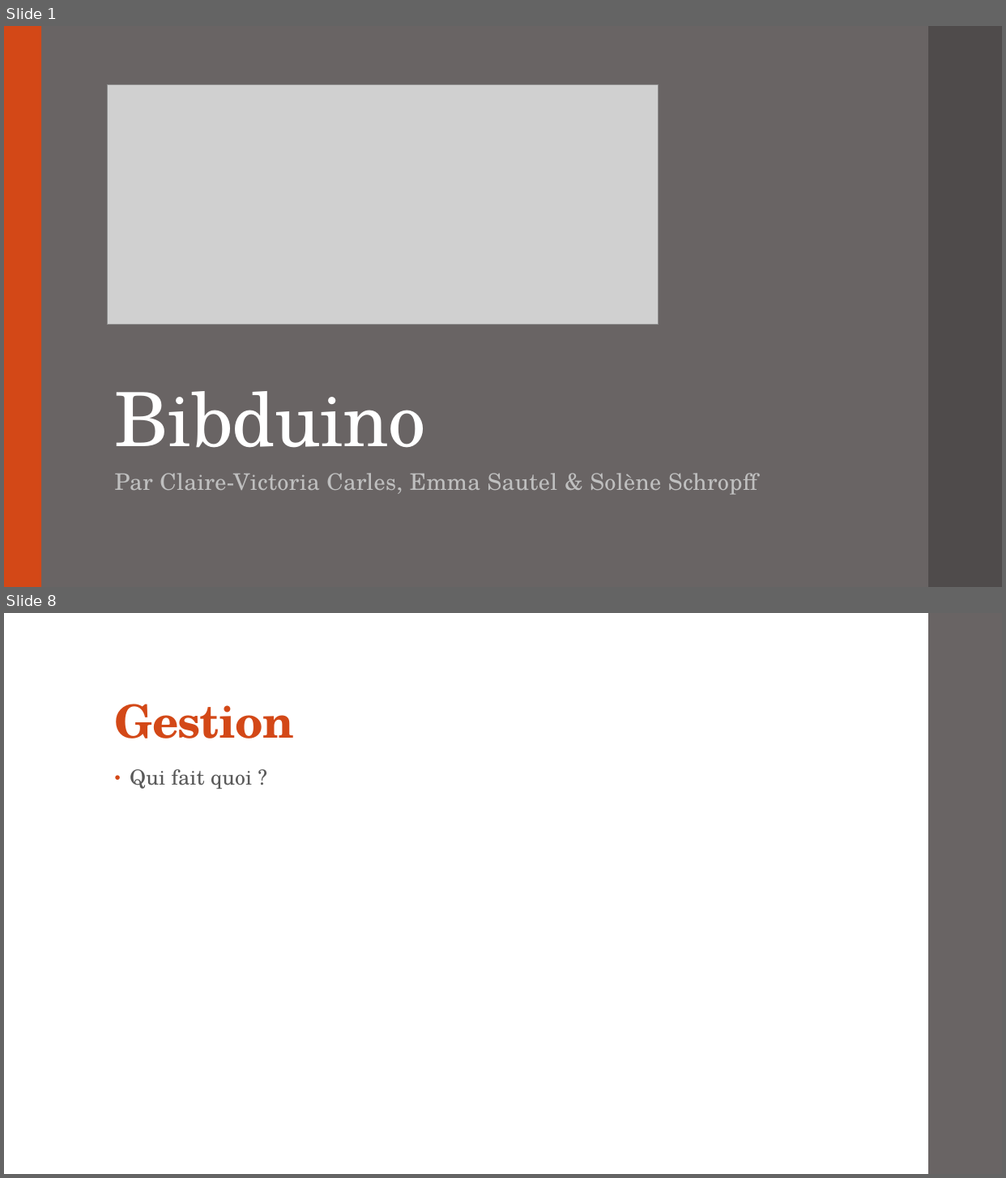
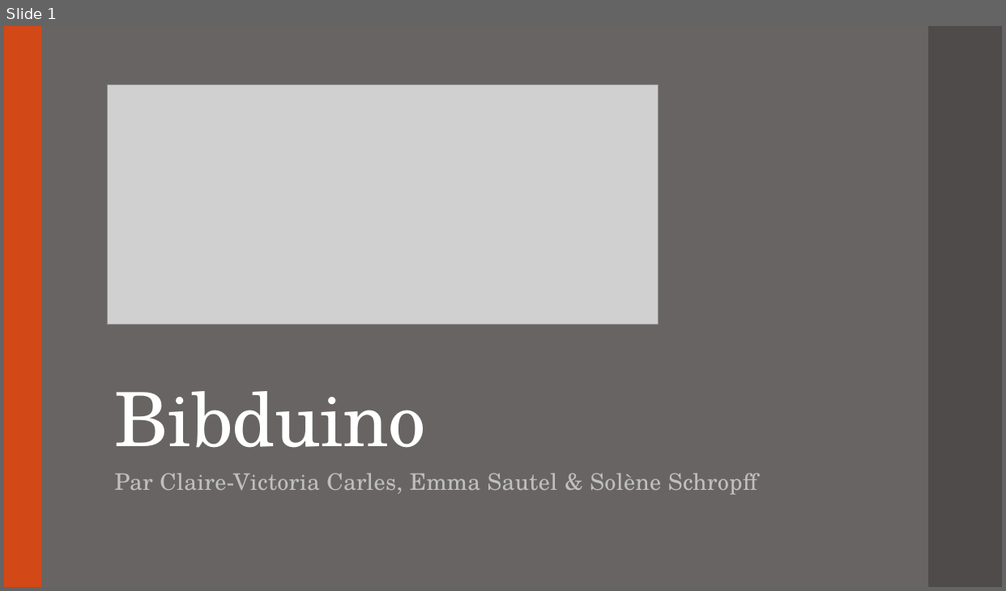
Before and after one commit to cvcarles/Bibduino, a slide deck: doc/Projet Bibduino.pptx. Shown one above the other, each under a label of ours: slides 1 and 8 before the commit, slide 1 after it; the slides between them are not shown. The pictures are 1006x1178 and 1006x591 pixels, drawn with LibreOffice and Linux fonts; fonts in the diff are those of the drawing; grey boxes stand for pictures. Boxes give left, top, right and bottom in pixels: in the first picture for what was removed or moved away, otherwise in the second. Text is boxed around its words. In the diff, an @@ line names an element or a change of style, - is before the commit and + after.

```diff
--- a/doc/Projet Bibduino.pptx
+++ b/doc/Projet Bibduino.pptx
@@ slide 8 removed at box(4, 613, 1002, 1174), background #FFFFFF @@
@@ rectangle removed at box(928, 613, 1002, 1174) @@
@@ title removed at box(115, 704, 294, 739) @@
-Gestion
@@ text removed at box(130, 769, 252, 789) @@
-• Qui fait quoi ?
```
Also in this commit, not shown: 6 slides changed, 3 slides added, 2 other slides removed.
